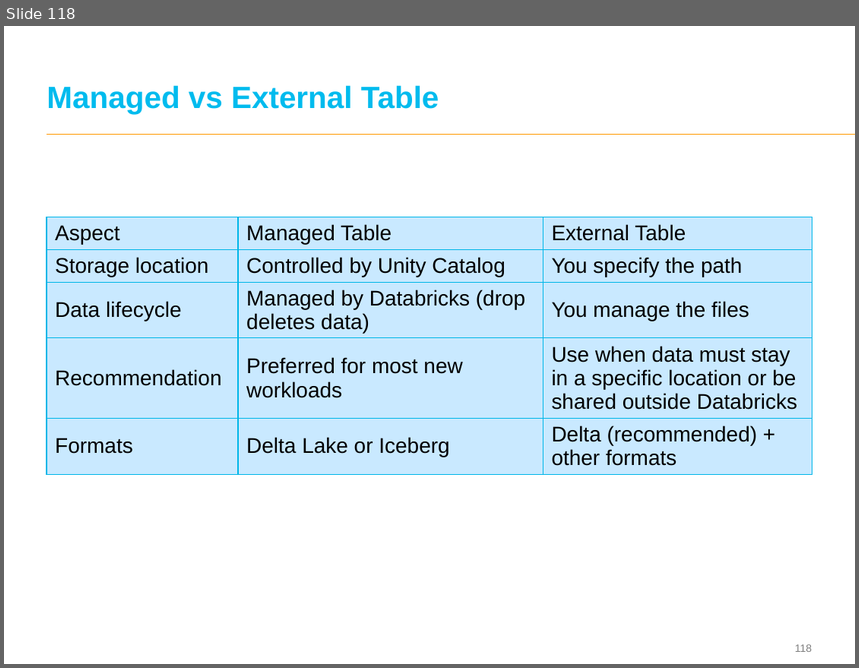
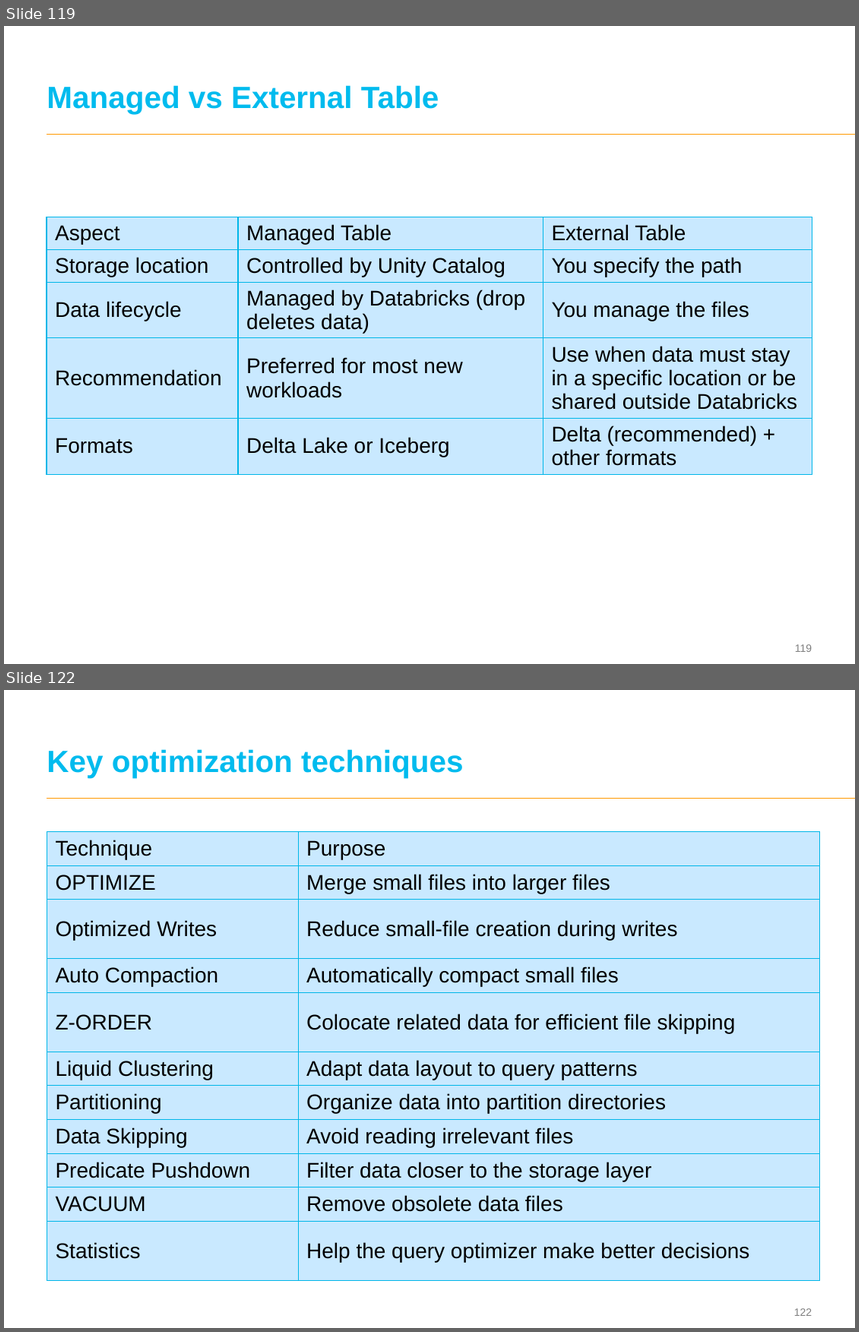
Before and after one commit to eswaribala/ltidatanov2026, a slide deck: DataAnalyticsandPlatform.pptx. Shown one above the other, each under a label of ours: slide 118 before the commit, slides 119 and 122 after it; the slides between them are not shown. The pictures are 859x668 and 859x1332 pixels, drawn with LibreOffice and Linux fonts; fonts in the diff are those of the drawing; background and template pictures are left out. Boxes give left, top, right and bottom in pixels: in the first picture for what was removed or moved away, otherwise in the second. Text is boxed around its words. In the diff, an @@ line names an element or a change of style, - is before the commit and + after.

```diff
--- a/DataAnalyticsandPlatform.pptx
+++ b/DataAnalyticsandPlatform.pptx
@@ slide 122 added at [4,690,855,1328], background #FFFFFF; not listed: 2 template elements that a slide beside it also shows @@
@@ title added at [47,749,463,778], 26 pt, text #00BBEE, bold @@
+Key optimization techniques
@@ table added at [47,832,819,1283], 11 rows, 2 columns @@
+Technique | Purpose
+OPTIMIZE | Merge small files into larger files
+Optimized Writes | Reduce small-file creation during writes
+Auto Compaction | Automatically compact small files
+Z-ORDER | Colocate related data for efficient file skipping
+Liquid Clustering | Adapt data layout to query patterns
+Partitioning | Organize data into partition directories
+Data Skipping | Avoid reading irrelevant files
+Predicate Pushdown | Filter data closer to the storage layer
+VACUUM | Remove obsolete data files
+Statistics | Help the query optimizer make better decisions
@@ what was slide 118 is now slide 119 @@
```
Also in this commit, not shown: 2 slides changed, 19 other slides added, 1 other file.
